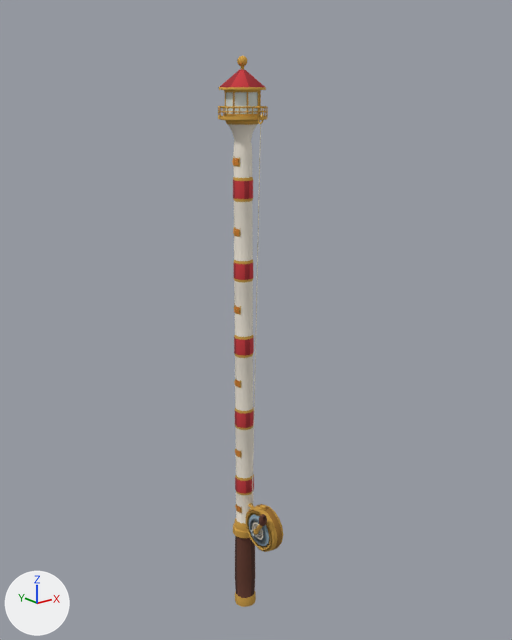
An edit to the glTF model web/public/assets/game/tools/rod-lighthouse.glb, drawn before and after from the same camera.
One viewpoint serves both versions: a 50 mm camera at (-0.745, -0.966, 0.895) aimed at (0.005, -0.029, 0.52). Arrows for +X, +Y and +Z are at lower left; the lights stay in place. The older version comes first. Vertices at exactly the same position are counted once.

In view in the first picture: 'rod-lighthouse'.
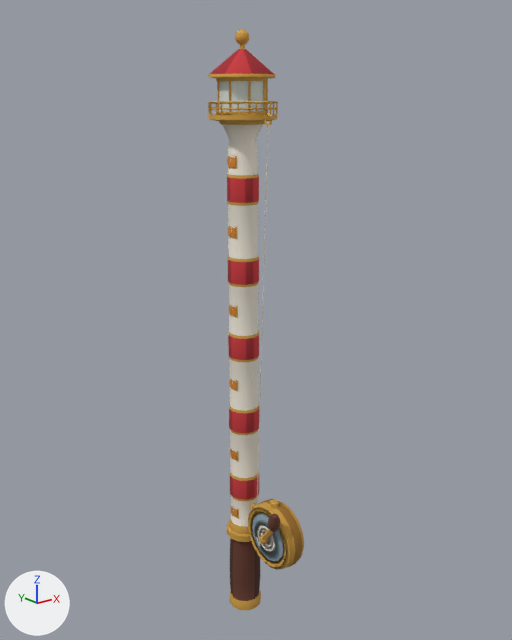
Where the change shows, as pixel boxes (x1, y1, x2, y2) in the pictures (512 x 640 px; the box of a moved part takes in the faces that stretch with it):
'rod-lighthouse', reshaped (47% wider)
    before: (218, 56, 283, 607)
    after: (208, 29, 304, 611)
part 1 of me_rod_lighthouse, moved or reshaped
    before: (236, 504, 242, 513)
    after: (231, 506, 239, 519)
part 2 of me_rod_lighthouse, moved or reshaped
    before: (234, 305, 241, 315)
    after: (229, 305, 238, 318)
part 3 of me_rod_lighthouse, moved or reshaped
    before: (234, 227, 240, 237)
    after: (228, 226, 237, 239)
part 4 of me_rod_lighthouse, moved or reshaped
    before: (234, 157, 240, 167)
    after: (227, 156, 237, 169)
part 5 of me_rod_lighthouse, moved or reshaped
    before: (218, 116, 267, 121)
    after: (208, 114, 277, 122)
part 6 of me_rod_lighthouse, moved or reshaped
    before: (218, 106, 267, 108)
    after: (208, 101, 278, 104)
part 7 of me_rod_lighthouse, moved or reshaped
    before: (218, 111, 267, 113)
    after: (208, 107, 277, 110)
part 8 of me_rod_lighthouse, moved or reshaped
    before: (219, 56, 283, 607)
    after: (209, 29, 304, 611)

Patch to the scene script:
```diff
--- a/web/public/assets/game/tools/rod-lighthouse.glb.py
+++ b/web/public/assets/game/tools/rod-lighthouse.glb.py
@@ me_rod_lighthouse @@
 # used by ob_rod_lighthouse; location = (0.0, 0.0, 0.0)
-me_rod_lighthouse.from_pydata(...)  # 1553 vertices, 2386 faces; spans x -0.042..0.042, y -0.105..0.042, z -0.09..0.961
+me_rod_lighthouse.from_pydata(...)  # 1553 vertices, 2386 faces; spans x -0.058..0.058, y -0.159..0.058, z -0.09..1.0
+# me_rod_lighthouse part 1: the loose piece of 7 vertices spanning x -0.018..-0.015, y -0.01..0.009, z 0.127..0.143 is scaled about its middle by (1.13, 1.35, 1.35), then moved by (-0.01, 0.0, -0.003)
+# me_rod_lighthouse part 2: the loose piece of 7 vertices spanning x -0.017..-0.014, y -0.01..0.009, z 0.529..0.545 is scaled about its middle by (1.13, 1.35, 1.35), then moved by (-0.01, 0.0, 0.0)
+# me_rod_lighthouse part 3: the loose piece of 7 vertices spanning x -0.017..-0.014, y -0.01..0.009, z 0.668..0.684 is scaled about its middle by (1.13, 1.35, 1.35), then moved by (-0.01, 0.0, 0.001)
+# me_rod_lighthouse part 4: the loose piece of 7 vertices spanning x -0.017..-0.014, y -0.01..0.009, z 0.786..0.802 is scaled about its middle by (1.13, 1.35, 1.35), then moved by (-0.009, 0.0, 0.0)
+# me_rod_lighthouse part 5: the loose piece of 49 vertices spanning x -0.041..0.041, y -0.041..0.041, z 0.86..0.867 is scaled about its middle by 1.4, then moved by (0.0, 0.0, 0.001)
+# me_rod_lighthouse part 6: the loose piece of 48 vertices spanning x -0.042..0.042, y -0.042..0.042, z 0.88..0.882 is scaled about its middle by (1.4, 1.4, 1.31), then moved by (0.0, 0.0, 0.008)
+# me_rod_lighthouse part 7: the loose piece of 48 vertices spanning x -0.041..0.041, y -0.041..0.041, z 0.873..0.875 is scaled about its middle by 1.4, then moved by (0.0, 0.0, 0.005)
+# me_rod_lighthouse part 8: 1269 of 1553 vertices moved; they spanned x -0.037..0.04, y -0.105..0.037, z -0.09..0.961 and now span x -0.053..0.055, y -0.159..0.052, z -0.09..1.0; mean shift (-0.002, -0.011, 0.005); largest move (-0.031, -0.098, 0.171) -> (-0.045, -0.148, 0.2)
+# other edits to the shape of me_rod_lighthouse do not show in these pictures
 me_rod_lighthouse.materials.append(mat_rod_lighthouse_gold)
```
